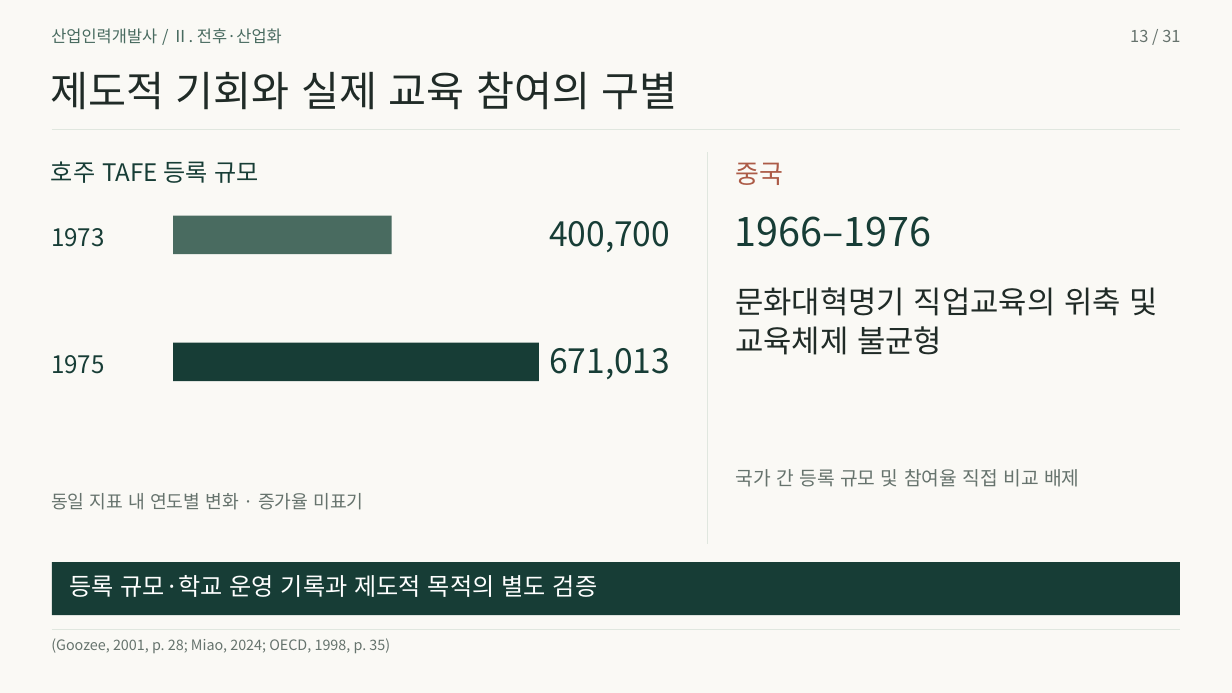
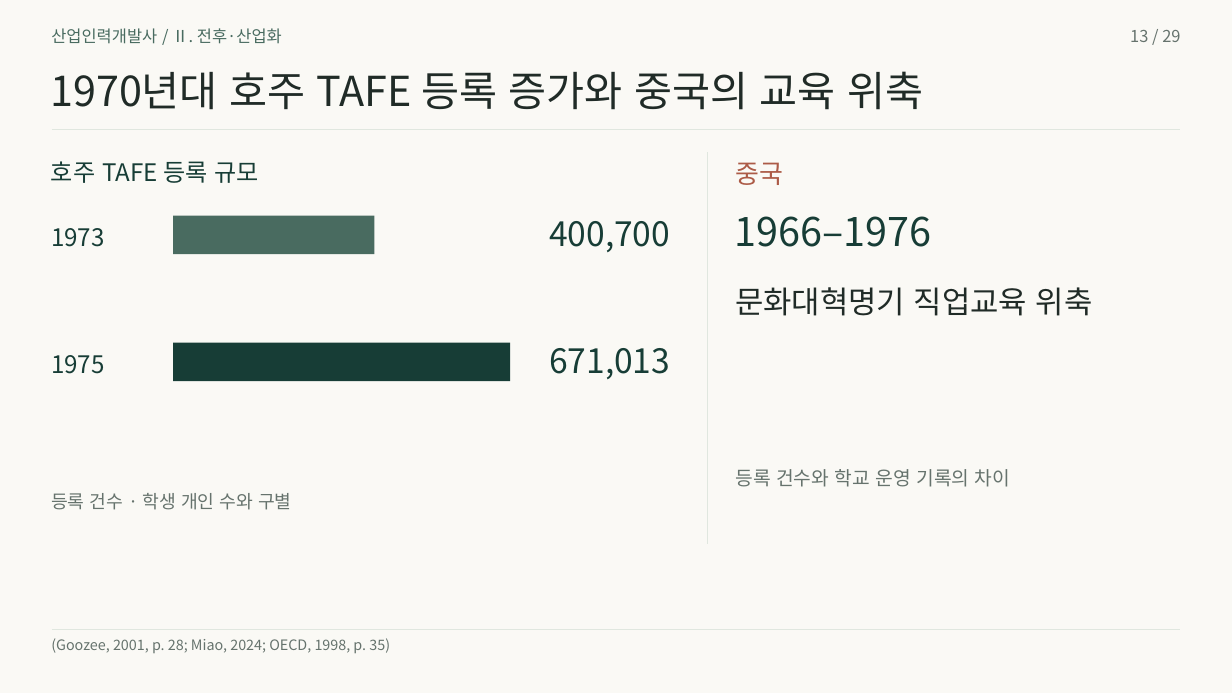
Before and after one commit to 01Chungee10/vet-history-rehearsal, a slide deck: slide 13 of au-cn-2026/presentation.pptx. Drawn at 1232x693 pixels with LibreOffice and Linux fonts; fonts in the diff are those of the drawing. Boxes give left, top, right and bottom in pixels: in the first picture for what was removed or moved away, otherwise in the second. Text is boxed around its words. In the diff, an @@ line names an element or a change of style, - is before the commit and + after.

```diff
--- a/au-cn-2026/presentation.pptx
+++ b/au-cn-2026/presentation.pptx
@@ text at [1130,30,1180,42]: text changed @@
-13 / 31
+13 / 29
@@ text at [50,71,923,110]: text changed @@
-제도적 기회와 실제 교육 참여의 구별
+1970년대 호주 TAFE 등록 증가와 중국의 교육 위축
@@ rectangle: place and size @@
-rectangle at [174,215,392,254]
+rectangle at [174,215,375,254]
@@ text at [735,287,1093,316]: text changed @@
-문화대혁명기 직업교육의 위축 및
+문화대혁명기 직업교육 위축
@@ rectangle: place and size @@
-rectangle at [174,343,540,382]
+rectangle at [174,343,511,382]
@@ text removed at [735,469,1079,487] @@
-국가 간 등록 규모 및 참여율 직접 비교 배제
@@ text at [736,469,1010,487]: text changed; size 24 to 15 pt; text colour #202B27 to #66736D @@
-교육체제 불균형
+등록 건수와 학교 운영 기록의 차이
@@ text at [51,493,291,510]: text changed @@
-동일 지표 내 연도별 변화 · 증가율 미표기
+등록 건수 · 학생 개인 수와 구별
@@ rectangle removed at [52,562,1180,615] @@
@@ text removed at [69,575,597,597] @@
-등록 규모·학교 운영 기록과 제도적 목적의 별도 검증
```
Also in this commit, not shown: 25 other slides changed, 3 slides added, 5 slides removed, 35 other files.
